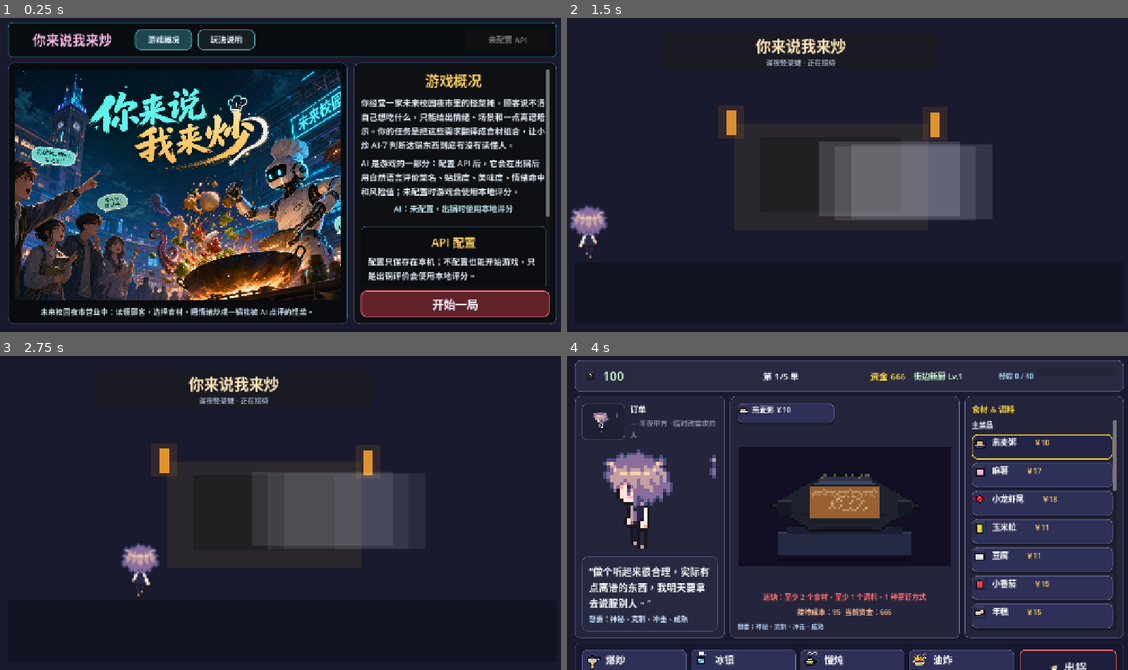
Above: before the commit, frames 1-4 (two rows, left to right).
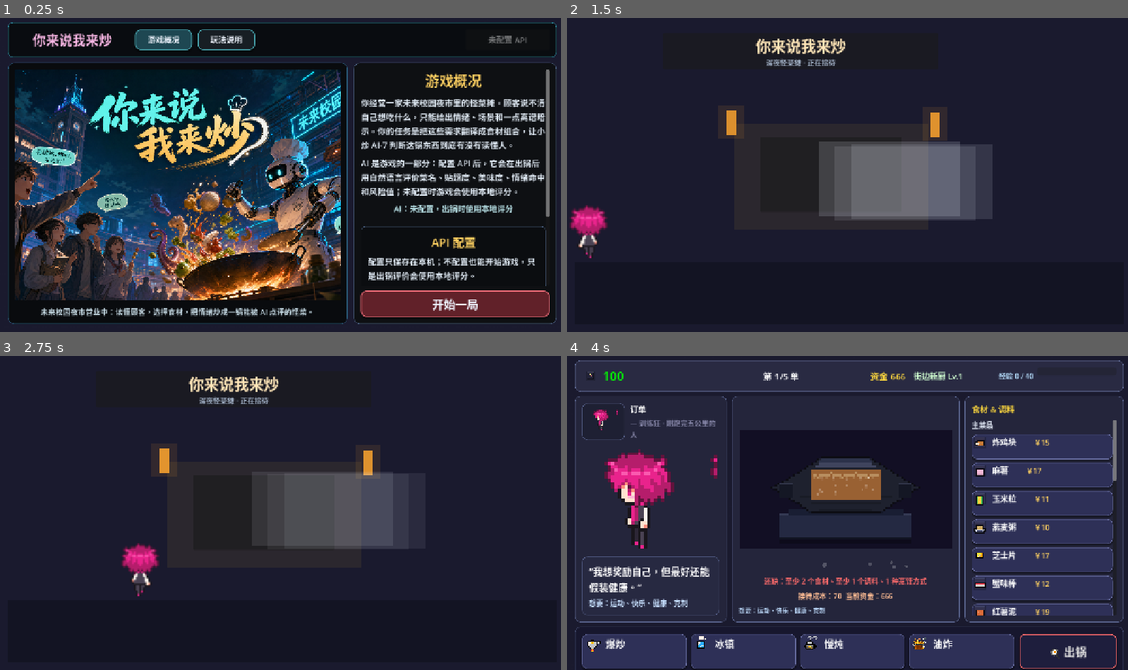
Above: after the commit, the same moments.

Repository: bug-zi/Stirit
Game: Godot game, scene res://main.tscn
Same seed, same stepped clock (60 frames per second), same inputs: the game is played once before the commit and once after it.
Inputs (mouse positions are in pixels of both pictures, inside the frame that each line leads up to):
- Up to frame 1 (0.25 s): no input
- Up to frame 2 (1.5 s): click "开始一局" at 0.5 s; move the mouse to (970, 156) at 1.27 s
- Up to frame 3 (2.75 s): move the mouse to (168, 525) at 2.02 s
- Up to frame 4 (4 s): move the mouse to (903, 440) at 2.77 s; click (1043, 447) at 3.52 s

The runs differ from the first frame. In frame 2, 0.6% of the frame differs, in the area x 0-8%, y 59-77%; in frame 3, 0.6%; in frame 4, 19%, in the area x 1-100%, y 4-100%.

Commit message:
Polish animations and UI effects

Diff:
--- a/main.gd
+++ b/main.gd
@@ -251,12 +251,56 @@
 var selected_chips_box: Container
 var status_label: Label
 var cook_button: Button
+var _bg_overlay: TextureRect
+var _bg_offset := Vector2.ZERO
+var _timer_pulsing := false
+var _timer_tween: Tween
+var _cook_breathing := false
+var _cook_breath_tween: Tween
+var _vignette: ColorRect
 var pot_view: PotView
 var funds_label: Label
 var title_label: Label
 var exp_label: Label
 var exp_progress_bar: ProgressBar
 var making_progress_bar: ProgressBar
+
+class SteamParticles:
+	extends Control
+	var parts := []
+	var rng := RandomNumberGenerator.new()
+
+	func _ready() -> void:
+		rng.randomize()
+		set_process(true)
+		mouse_filter = Control.MOUSE_FILTER_IGNORE
+
+	func _process(delta: float) -> void:
+		if rng.randf() < 0.3:
+			_spawn()
+		for i in range(parts.size() - 1, -1, -1):
+			parts[i]["y"] -= parts[i]["speed"] * 60.0 * delta
+			parts[i]["life"] -= 0.9 * delta
+			if parts[i]["life"] <= 0.0:
+				parts.remove_at(i)
+		queue_redraw()
+
+	func _spawn() -> void:
+		parts.append({
+			"x": rng.randf_range(0.2, 0.8) * size.x,
+			"y": size.y - 4.0,
+			"speed": rng.randf_range(0.4, 1.2),
+			"life": 1.0,
+			"size": rng.randf_range(2.0, 6.0)
+		})
+		if parts.size() > 30:
+			parts.remove_at(0)
+
+	func _draw() -> void:
+		for p in parts:
+			var alpha := float(p["life"]) * 0.25
+			var s := float(p["size"]) * float(p["life"])
+			draw_circle(Vector2(float(p["x"]), float(p["y"])), s, Color(1, 1, 1, alpha))
 
 class PotView:
 	extends Control
@@ -748,14 +792,16 @@
 	var portrait: Texture2D
 	var customer_name := ""
 	var customer_role := ""
+	var request_text := ""
 	var boss := false
 	var emitted := false
 
-	func setup(sheet: Texture2D, portrait_texture: Texture2D, name_text: String, role_text: String, is_boss: bool) -> void:
+	func setup(sheet: Texture2D, portrait_texture: Texture2D, name_text: String, role_text: String, request_preview: String, is_boss: bool) -> void:
 		walk_sheet = sheet
 		portrait = portrait_texture
 		customer_name = name_text
 		customer_role = role_text
+		request_text = request_preview
 		boss = is_boss
 
 	func _ready() -> void:
@@ -780,12 +826,9 @@
 		origin = Vector2(floor(origin.x), floor(origin.y))
 
 		draw_rect(Rect2(origin, canvas), Color(0.05, 0.05, 0.11))
-		draw_rect(Rect2(origin + Vector2(0, 58 * tile), Vector2(canvas.x, 32 * tile)), Color(0.09, 0.1, 0.18))
-
-		var stall := Color(0.14, 0.16, 0.26)
-		draw_rect(Rect2(origin + Vector2(78 * tile, 20 * tile), Vector2(70 * tile, 56 * tile)), stall)
-		draw_rect(Rect2(origin + Vector2(78 * tile, 20 * tile), Vector2(70 * tile, 6 * tile)), Color(0.2, 0.22, 0.34))
-		draw_rect(Rect2(origin + Vector2(86 * tile, 28 * tile), Vector2(54 * tile, 22 * tile)), Color(0.08, 0.09, 0.16))
+		_draw_floor(origin, tile)
+
+		_draw_stall(origin, tile)
 
 		var title_alpha: float = clampf(walk_t * 1.15, 0.0, 1.0) * (0.88 + 0.08 * sin(phase * 2.0))
 		var title_bg := Color(0.06, 0.06, 0.11, 0.92)
@@ -799,37 +842,132 @@
 			draw_rect(Rect2(p_pos - Vector2(1 * tile, 1 * tile), p_size + Vector2(2 * tile, 2 * tile)), Color(0.06, 0.06, 0.11, 0.92))
 			draw_texture_rect(portrait, Rect2(p_pos, p_size), false, Color(1, 1, 1, 1))
 
-		var pot_top := Vector2(112 * tile, 44 * tile)
-		draw_rect(Rect2(origin + pot_top, Vector2(22 * tile, 16 * tile)), Color(0.12, 0.13, 0.18))
-		draw_rect(Rect2(origin + pot_top + Vector2(2 * tile, 2 * tile), Vector2(18 * tile, 12 * tile)), Color(0.55, 0.36, 0.16))
-		for i in range(10):
-			var px: int = 114 + i * 2 + int(round(sin(phase * 3.0 + float(i)) * 1.0))
-			var py: int = 46 + int(round(fposmod(phase * 10.0 + float(i) * 3.0, 10.0)))
-			draw_rect(Rect2(origin + Vector2(px * tile, py * tile), Vector2(tile, tile)), Color(1.0, 1.0, 1.0, 0.25))
+		_draw_stall_pot(origin, tile)
 
 		var t: float = clampf(walk_t, 0.0, 1.0)
-		t = 1.0 - pow(1.0 - t, 3.0)
-		var start_x: float = -18.0
-		var end_x: float = 58.0
-		var x: float = lerpf(start_x, end_x, t)
-		var y: float = 58.0 + sin(phase * 12.0) * 0.6
+		if t < 0.15:
+			t = ease(t / 0.15, 2.0) * 0.15
+		elif t > 0.75:
+			var decel := (t - 0.75) / 0.25
+			t = 0.75 + (1.0 - pow(1.0 - decel, 3.0)) * 0.25
+
+		var x: float = lerpf(-18.0, 52.0, t)
+		var bob: float = absf(sin(t * PI * 4.0)) * 1.2
+		var y: float = 58.0 - bob
 
 		if walk_sheet is Texture2D:
-			var fw: int = int(floor(float(walk_sheet.get_width()) / float(CHARACTER_SHEET_COLS)))
-			var fh: int = int(floor(float(walk_sheet.get_height()) / float(CHARACTER_SHEET_ROWS)))
-			var col: int = int(floor(phase * 8.0)) % CHARACTER_SHEET_COLS
-			var row: int = CHARACTER_ROW_BACK
+			var fw: int = int(round(float(walk_sheet.get_width()) / float(CHARACTER_SHEET_COLS)))
+			var fh: int = int(round(float(walk_sheet.get_height()) / float(CHARACTER_SHEET_ROWS)))
+			var walk_frame := int(floor(phase * 10.0)) % 4
+			var col := walk_frame % CHARACTER_SHEET_COLS
+			var row := CHARACTER_ROW_RIGHT
 			var src := Rect2(col * fw, row * fh, fw, fh)
 			var dest := Rect2(origin + Vector2(x * tile, (y - float(fh)) * tile), Vector2(fw * tile, fh * tile))
 			draw_texture_rect_region(walk_sheet, dest, src, Color(1, 1, 1, 1))
-			draw_rect(Rect2(origin + Vector2((x + 6) * tile, (y + 2) * tile), Vector2(10 * tile, 3 * tile)), Color(0.0, 0.0, 0.0, 0.2))
+			var shadow_alpha := 0.25 + 0.1 * bob
+			draw_rect(Rect2(origin + Vector2((x + 4) * tile, 60 * tile), Vector2(12 * tile, 3 * tile)), Color(0, 0, 0, shadow_alpha))
+
+		if walk_t >= 1.0:
+			var st: float = minf((walk_t - 1.0) / 0.4, 1.0)
+			var sb: float = 1.0 + (1.0 - st) * 0.06 * sin(st * PI)
+			var idle_sheet := walk_sheet
+			if idle_sheet is Texture2D:
+				var fw: int = int(round(float(idle_sheet.get_width()) / float(CHARACTER_SHEET_COLS)))
+				var fh: int = int(round(float(idle_sheet.get_height()) / float(CHARACTER_SHEET_ROWS)))
+				var src := Rect2(0, CHARACTER_ROW_FRONT * fh, fw, fh)
+				var dest_size := Vector2(fw * tile, fh * tile) * sb
+				var dest_origin := origin + Vector2((52 + (fw - fw * sb) / 2.0) * tile, (52 - fh * sb) * tile)
+				draw_texture_rect_region(idle_sheet, Rect2(dest_origin, dest_size), src, Color(1, 1, 1, 1))
+
+		if boss:
+			var flicker := 0.7 + 0.3 * sin(phase * 6.0)
+			draw_rect(Rect2(origin + Vector2(18 * tile, 14 * tile), Vector2(54 * tile, 10 * tile)), Color(0.08, 0.09, 0.16, 0.9))
+			draw_string(get_theme_default_font(), origin + Vector2(20 * tile, 22 * tile), "BOSS · " + customer_name, HORIZONTAL_ALIGNMENT_LEFT, 52 * tile, 22, Color(1.0, 0.3, 0.3, flicker))
+			draw_string(get_theme_default_font(), origin + Vector2(20 * tile, 34 * tile), customer_role, HORIZONTAL_ALIGNMENT_LEFT, 52 * tile, 14, Color(0.78, 0.88, 1.0, 0.7))
 		else:
-			draw_rect(Rect2(origin + Vector2(x * tile, y * tile), Vector2(16 * tile, 16 * tile)), Color(0.18, 0.2, 0.3))
-
-		var label_col := Color(0.92, 0.95, 1.0, 0.85)
-		draw_rect(Rect2(origin + Vector2(18 * tile, 14 * tile), Vector2(54 * tile, 10 * tile)), Color(0.08, 0.09, 0.16, 0.9))
-		draw_string(get_theme_default_font(), origin + Vector2(20 * tile, 22 * tile), "%s%s" % ["👑 " if boss else "", customer_name], HORIZONTAL_ALIGNMENT_LEFT, 52 * tile, 18, label_col)
-		draw_string(get_theme_default_font(), origin + Vector2(20 * tile, 34 * tile), customer_role, HORIZONTAL_ALIGNMENT_LEFT, 52 * tile, 14, Color(0.78, 0.88, 1.0, 0.7))
+			var label_col := Color(0.92, 0.95, 1.0, 0.85)
+			draw_rect(Rect2(origin + Vector2(18 * tile, 14 * tile), Vector2(54 * tile, 10 * tile)), Color(0.08, 0.09, 0.16, 0.9))
+			draw_string(get_theme_default_font(), origin + Vector2(20 * tile, 22 * tile), customer_name, HORIZONTAL_ALIGNMENT_LEFT, 52 * tile, 18, label_col)
+			draw_string(get_theme_default_font(), origin + Vector2(20 * tile, 34 * tile), customer_role, HORIZONTAL_ALIGNMENT_LEFT, 52 * tile, 14, Color(0.78, 0.88, 1.0, 0.7))
+
+		_draw_fairy_lights(origin, tile)
+		_draw_thought_fragment(origin, tile)
+		if boss:
+			_draw_boss_glow(origin, tile)
+
+	func _draw_stall(origin: Vector2, tile: int) -> void:
+		var stall_x := 78; var stall_w := 70; var stall_y := 20; var stall_h := 56
+		draw_rect(Rect2(origin + Vector2(stall_x * tile, stall_y * tile), Vector2(stall_w * tile, stall_h * tile)), Color(0.12, 0.14, 0.22))
+		for i in range(8):
+			var stripe_x := stall_x + i * 9
+			var stripe_color := Color(0.85, 0.25, 0.25) if i % 2 == 0 else Color(1.0, 1.0, 1.0)
+			draw_rect(Rect2(origin + Vector2(stripe_x * tile, (stall_y - 8) * tile), Vector2(9 * tile, 8 * tile)), stripe_color)
+		var glow := 0.6 + 0.4 * sin(phase * 3.0)
+		draw_rect(Rect2(origin + Vector2((stall_x + 10) * tile, (stall_y - 18) * tile), Vector2(50 * tile, 10 * tile)), Color(0.05, 0.05, 0.12, 0.95))
+		draw_string(get_theme_default_font(), origin + Vector2((stall_x + 14) * tile, (stall_y - 17) * tile), "怪 菜 快 炒", HORIZONTAL_ALIGNMENT_LEFT, 46 * tile, 24, Color(1.0, 0.3, 0.5, glow))
+		var menu_y := stall_y + 8
+		draw_rect(Rect2(origin + Vector2((stall_x + 8) * tile, menu_y * tile), Vector2(54 * tile, 22 * tile)), Color(0.06, 0.07, 0.14))
+		for i in range(5):
+			var line_y := menu_y + 2 + i * 4
+			var line_w := 30 + int(sin(float(i) * 1.7) * 10)
+			draw_rect(Rect2(origin + Vector2((stall_x + 12) * tile, line_y * tile), Vector2(line_w * tile, 2 * tile)), Color(0.15, 0.18, 0.26))
+		var counter_y := stall_y + stall_h - 10
+		draw_rect(Rect2(origin + Vector2(stall_x * tile, counter_y * tile), Vector2(stall_w * tile, 10 * tile)), Color(0.18, 0.12, 0.08))
+		for i in range(4):
+			draw_rect(Rect2(origin + Vector2((stall_x + 2) * tile, (counter_y + 2 + i * 2) * tile), Vector2((stall_w - 4) * tile, 1 * tile)), Color(0.14, 0.10, 0.06))
+
+	func _draw_stall_pot(origin: Vector2, tile: int) -> void:
+		var px := 110; var py := 42; var pw := 22; var ph := 16
+		draw_rect(Rect2(origin + Vector2(px * tile, py * tile), Vector2(pw * tile, ph * tile)), Color(0.1, 0.11, 0.16))
+		draw_rect(Rect2(origin + Vector2((px + 2) * tile, (py + 2) * tile), Vector2((pw - 4) * tile, (ph - 4) * tile)), Color(0.5, 0.33, 0.18))
+		for i in range(6):
+			var bx := px + 4 + i * 3 + int(sin(phase * 4.0 + i) * 1.5)
+			var by := py + 4 + int(fposmod(phase * 8.0 + i * 3.0, 8.0))
+			draw_rect(Rect2(origin + Vector2(bx * tile, by * tile), Vector2(tile, tile)), Color(1.0, 1.0, 1.0, 0.3))
+		for i in range(4):
+			var sx := px + 4 + i * 5
+			var sy := py - 2 - int(fposmod(phase * 12.0 + i * 4.0, 10.0))
+			draw_rect(Rect2(origin + Vector2(sx * tile, sy * tile), Vector2(3 * tile, 6 * tile)), Color(0.9, 0.95, 1.0, 0.2))
+
+	func _draw_floor(origin: Vector2, tile: int) -> void:
+		var floor_y := 58
+		draw_rect(Rect2(origin + Vector2(0, floor_y * tile), Vector2(160 * tile, 32 * tile)), Color(0.06, 0.07, 0.14))
+		for i in range(8):
+			draw_rect(Rect2(origin + Vector2(i * 20 * tile, floor_y * tile), Vector2(tile, 32 * tile)), Color(0.09, 0.10, 0.18))
+		for j in range(4):
+			draw_rect(Rect2(origin + Vector2(0, (floor_y + j * 8) * tile), Vector2(160 * tile, tile)), Color(0.09, 0.10, 0.18))
+		draw_rect(Rect2(origin + Vector2(78 * tile, floor_y * tile), Vector2(70 * tile, 22 * tile)), Color(1.0, 0.8, 0.4, 0.04))
+
+	func _draw_fairy_lights(origin: Vector2, tile: int) -> void:
+		var light_y := 8
+		var colors: Array[Color] = [COLOR_PRIMARY, COLOR_SECONDARY, COLOR_ACCENT, COLOR_FOOD]
+		for i in range(13):
+			var lx := i * 12 + 6
+			var flicker := 0.5 + 0.5 * sin(phase * (4.0 + i * 0.7) + i * 1.3)
+			var c: Color = colors[i % colors.size()]
+			draw_circle(origin + Vector2(lx * tile, light_y * tile), 2 * tile, Color(c.r, c.g, c.b, 0.4 + flicker * 0.5))
+			draw_circle(origin + Vector2(lx * tile, light_y * tile), 5 * tile, Color(c.r, c.g, c.b, 0.06 + flicker * 0.05))
+			draw_line(origin + Vector2(lx * tile, (light_y + 2) * tile), origin + Vector2(lx * tile, (light_y + 12) * tile), Color(c.r, c.g, c.b, 0.10), 1)
+
+	func _draw_thought_fragment(origin: Vector2, tile: int) -> void:
+		if walk_t < 0.5:
+			return
+		var ft := (walk_t - 0.5) / 0.5
+		var fa := clampf(ft * ft, 0.0, 0.7)
+		var bx := 50; var by := 34 - ft * 8
+		draw_rect(Rect2(origin + Vector2(bx * tile, by * tile), Vector2(40 * tile, 14 * tile)), Color(0.08, 0.09, 0.16, fa))
+		var preview_text := str(request_text).substr(0, 10) + "…"
+		draw_string(get_theme_default_font(), origin + Vector2((bx + 2) * tile, (by + 2) * tile), preview_text, HORIZONTAL_ALIGNMENT_LEFT, 36 * tile, 14, Color(0.9, 0.95, 1.0, fa))
+
+	func _draw_boss_glow(origin: Vector2, tile: int) -> void:
+		var glow := 0.06 + 0.04 * sin(phase * 2.5)
+		var gc := Color(1.0, 0.15, 0.15, glow)
+		for i in range(4):
+			var m := i * 2
+			draw_rect(Rect2(origin + Vector2(m * tile, m * tile), Vector2((160 - m * 2) * tile, tile)), gc)
+			draw_rect(Rect2(origin + Vector2(m * tile, (90 - m) * tile), Vector2((160 - m * 2) * tile, tile)), gc)
+			draw_rect(Rect2(origin + Vector2(m * tile, m * tile), Vector2(tile, (90 - m * 2) * tile)), gc)
+			draw_rect(Rect2(origin + Vector2((160 - m) * tile, m * tile), Vector2(tile, (90 - m * 2) * tile)), gc)
 
 func _ensure_item_icons_on_disk() -> void:
 	var dir_abs := ProjectSettings.globalize_path(ITEM_ICON_DIR)
@@ -905,6 +1043,8 @@
 		_submit_dish(true)
 		return
 	_update_timer_label()
+	_update_vignette()
+	_process_bg_movement(delta)
 
 func _show_start_screen() -> void:
 	screen_state = "start"
@@ -1332,12 +1472,14 @@
 	var view := StallApproachView.new()
 	view.size_flags_horizontal = Control.SIZE_EXPAND_FILL
 	view.size_flags_vertical = Control.SIZE_EXPAND_FILL
-	view.setup(walk_sheet, portrait, str(current_order.get("customer_name", "")), str(current_order.get("role", "")), bool(current_order.get("boss", false)))
+	view.setup(walk_sheet, portrait, str(current_order.get("customer_name", "")), str(current_order.get("role", "")), str(current_order.get("request", "")), bool(current_order.get("boss", false)))
 	view.finished.connect(_on_approach_finished)
 	page.add_child(view)
 
 func _on_approach_finished() -> void:
-	_show_game_screen(true)
+	var hold := create_tween()
+	hold.tween_interval(0.3)
+	hold.tween_callback(func(): _show_game_screen(true))
 
 func _show_game_screen(animate_in: bool = false) -> void:
 	screen_state = "playing"
@@ -1670,7 +1812,18 @@
 	pot_view.size_flags_horizontal = Control.SIZE_EXPAND_FILL
 	pot_view.size_flags_vertical = Control.SIZE_EXPAND_FILL
 	pot_view.icon_provider = Callable(self, "_get_item_icon")
-	box.add_child(pot_view)
+	var pot_layer := Control.new()
+	pot_layer.custom_minimum_size = pot_view.custom_minimum_size
+	pot_layer.size_flags_horizontal = Control.SIZE_EXPAND_FILL
+	pot_layer.size_flags_vertical = Control.SIZE_EXPAND_FILL
+	box.add_child(pot_layer)
+
+	pot_view.set_anchors_preset(Control.PRESET_FULL_RECT)
+	pot_layer.add_child(pot_view)
+
+	var steam_particles := SteamParticles.new()
+	steam_particles.set_anchors_preset(Control.PRESET_FULL_RECT)
+	pot_layer.add_child(steam_particles)
 
 	status_label = _make_label("", 16, COLOR_TEXT_MUTED, HORIZONTAL_ALIGNMENT_CENTER)
 	status_label.autowrap_mode = TextServer.AUTOWRAP_WORD_SMART
@@ -1798,6 +1951,20 @@
 		button.toggled.connect(_on_toggle_ingredient.bind(str(item["id"])))
 	else:
 		button.toggled.connect(_on_toggle_seasoning.bind(str(item["id"])))
+	button.mouse_entered.connect(func():
+		if not button.has_meta("hover_base_y"):
+			button.set_meta("hover_base_y", button.position.y)
+		var base_y: float = float(button.get_meta("hover_base_y"))
+		var t := button.create_tween()
+		t.tween_property(button, "position:y", base_y - 2.0, 0.1)
+	)
+	button.mouse_exited.connect(func():
+		if not button.has_meta("hover_base_y"):
+			button.set_meta("hover_base_y", button.position.y)
+		var base_y: float = float(button.get_meta("hover_base_y"))
+		var t := button.create_tween()
+		t.tween_property(button, "position:y", base_y, 0.1)
+	)
 	return button
 
 func _price_for_item(item: Dictionary, kind: String) -> int:
@@ -1833,6 +2000,20 @@
 	row.add_child(_make_label(str(method["name"]), 22, COLOR_TEXT))
 
 	button.toggled.connect(_on_toggle_method.bind(str(method["id"])))
+	button.mouse_entered.connect(func():
+		if not button.has_meta("hover_base_y"):
+			button.set_meta("hover_base_y", button.position.y)
+		var base_y: float = float(button.get_meta("hover_base_y"))
+		var t := button.create_tween()
+		t.tween_property(button, "position:y", base_y - 2.0, 0.1)
+	)
+	button.mouse_exited.connect(func():
+		if not button.has_meta("hover_base_y"):
+			button.set_meta("hover_base_y", button.position.y)
+		var base_y: float = float(button.get_meta("hover_base_y"))
+		var t := button.create_tween()
+		t.tween_property(button, "position:y", base_y, 0.1)
+	)
 	return button
 
 func _refresh_playing_ui() -> void:
@@ -1907,6 +2088,12 @@
 		_apply_button_accent(cook_button, COLOR_SECONDARY if _is_selection_valid() else COLOR_PRIMARY)
 
 	_update_timer_label()
+	if _is_selection_valid() and not _cook_breathing:
+		_start_cook_breath()
+	elif not _is_selection_valid() and _cook_breathing:
+		_stop_cook_breath()
+	if is_instance_valid(customer_avatar_rect):
+		_start_avatar_idle()
 
 func _rebuild_selected_chips() -> void:
 	if not is_instance_valid(selected_chips_box):
@@ -2107,6 +2294,7 @@
 	var coins_gain := _make_label("报酬 +0", 28, Color(0.94, 0.96, 1.0), HORIZONTAL_ALIGNMENT_CENTER)
 	coins_gain.modulate = Color(1, 1, 1, 0)
 	left_box.add_child(coins_gain)
+	coins_label = coins_gain
 
 	var source_notice := _make_label(str(result["source_notice"]), 17, Color(0.7, 0.78, 0.88), HORIZONTAL_ALIGNMENT_CENTER)
 	source_notice.modulate = Color(1, 1, 1, 0)
@@ -2203,7 +2391,7 @@
 	tween.tween_property(coins_gain, "modulate:a", 1.0, 0.12)
 	tween.tween_callback(Callable(self, "_play_sfx").bind("coin"))
 	tween.tween_method(Callable(self, "_set_number_label").bind(coins_gain, "报酬 +%d"), 0.0, float(target_coins), 0.55).set_trans(Tween.TRANS_CUBIC).set_ease(Tween.EASE_OUT)
-	tween.tween_callback(Callable(self, "_punch_scale").bind(coins_gain, Vector2(0.92, 1.2), 0.2))
+	tween.tween_callback(Callable(self, "_coin_bounce"))
 
 	tween.tween_property(next_button, "modulate:a", 1.0, 0.25)
 	tween.tween_callback(Callable(next_button, "set_disabled").bind(false))
@@ -2235,7 +2423,7 @@
 		average = int(round(float(total_score) / float(round_results.size())))
 	var best := _get_best_result()
 	box.add_child(_make_label("第 %d 天日结" % day_index, 42, Color(1.0, 0.82, 0.38), HORIZONTAL_ALIGNMENT_CENTER))
-	box.add_child(_make_label(_get_final_title(average), 30, Color(0.82, 1.0, 0.82), HORIZONTAL_ALIGNMENT_CENTER))
+	box.add_child(_typewriter_label(_get_final_title(average), 30, Color(0.82, 1.0, 0.82), HORIZONTAL_ALIGNMENT_CENTER))
 	box.add_child(_make_label("总分 %d   平均分 %d   资金 %d   经验 %d" % [total_score, average, current_funds, total_exp], 24, Color(0.92, 0.95, 1.0), HORIZONTAL_ALIGNMENT_CENTER))
 	box.add_child(_make_label("头衔：%s Lv.%d   累计报酬 %d" % [player_title, player_level, total_coins], 22, Color(0.82, 1.0, 0.82), HORIZONTAL_ALIGNMENT_CENTER))
 	box.add_child(_make_label("最高单：%s / %d 分" % [best.get("dish_name", "暂无"), best.get("total_score", 0)], 22, Color(0.93, 0.88, 0.72), HORIZONTAL_ALIGNMENT_CENTER))
@@ -3557,20 +3745,56 @@
 		return
 	var seconds := int(ceil(time_left))
 	timer_label.text = "%02d" % seconds
+	var urgency := clampf(1.0 - time_left / ROUND_SECONDS, 0.0, 1.0)
 	if seconds <= 10:
-		timer_label.add_theme_color_override("font_color", Color(1.0, 0.35, 0.28))
+		timer_label.add_theme_color_override("font_color", Color.RED)
+		if not _timer_pulsing:
+			_start_timer_pulse()
 		if last_countdown_sfx_second != seconds:
 			last_countdown_sfx_second = seconds
 			_play_sfx("countdown")
 	else:
-		timer_label.add_theme_color_override("font_color", Color(0.8, 1.0, 0.82))
+		timer_label.add_theme_color_override("font_color", Color.GREEN.lerp(Color.YELLOW, urgency * 1.5))
+		_stop_timer_pulse()
 		last_countdown_sfx_second = -1
+
+func _start_timer_pulse() -> void:
+	if _timer_pulsing:
+		return
+	_timer_pulsing = true
+	if not is_instance_valid(timer_label):
+		return
+	_timer_tween = timer_label.create_tween()
+	_timer_tween.set_loops()
+	_timer_tween.tween_property(timer_label, "scale", Vector2(1.15, 1.15), 0.35)
+	_timer_tween.tween_property(timer_label, "scale", Vector2(1.0, 1.0), 0.35)
+
+func _stop_timer_pulse() -> void:
+	_timer_pulsing = false
+	if is_instance_valid(_timer_tween):
+		_timer_tween.kill()
+	if is_instance_valid(timer_label):
+		timer_label.scale = Vector2.ONE
 
 func _make_page() -> MarginContainer:
 	var background := ColorRect.new()
 	background.color = COLOR_BG
 	background.set_anchors_preset(Control.PRESET_FULL_RECT)
 	add_child(background)
+
+	if not is_instance_valid(_bg_overlay):
+		var bg_tex := _get_bg_texture()
+		_bg_overlay = TextureRect.new()
+		_bg_overlay.texture = bg_tex
+		_bg_overlay.set_anchors_preset(Control.PRESET_FULL_RECT)
+		_bg_overlay.mouse_filter = Control.MOUSE_FILTER_IGNORE
+		_bg_overlay.stretch_mode = TextureRect.STRETCH_TILE
+		_bg_overlay.modulate = Color(1, 1, 1, 0.12)
+		_bg_overlay.offset_left = -64
+		_bg_overlay.offset_top = -64
+		_bg_overlay.offset_right = 64
+		_bg_overlay.offset_bottom = 64
+	add_child(_bg_overlay)
 
 	var margin := MarginContainer.new()
 	margin.set_anchors_preset(Control.PRESET_FULL_RECT)
@@ -3580,6 +3804,98 @@
 	margin.add_theme_constant_override("margin_bottom", 18)
 	add_child(margin)
 	return margin
+
+var _bg_texture_cache: Texture2D
+
+func _get_bg_texture() -> Texture2D:
+	if _bg_texture_cache:
+		return _bg_texture_cache
+	var s := 64
+	var img := Image.create(s, s, false, Image.FORMAT_RGBA8)
+	img.fill(Color(0, 0, 0, 0))
+	for _i in range(200):
+		var x := rng.randi() % s
+		var y := rng.randi() % s
+		img.set_pixel(x, y, Color(1, 1, 1, rng.randf_range(0.02, 0.06)))
+	for i in range(s >> 3):
+		var y := i * 8 + 4
+		for x in range(s):
+			img.set_pixel(x, y, Color(1, 1, 1, rng.randf_range(0.01, 0.04)))
+	_bg_texture_cache = ImageTexture.create_from_image(img)
+	return _bg_texture_cache
+
+func _process_bg_movement(delta: float) -> void:
+	if not is_instance_valid(_bg_overlay):
+		return
+	_bg_offset.x = fposmod(_bg_offset.x + delta * 2.0, 64.0)
+	_bg_offset.y = fposmod(_bg_offset.y + delta * 1.2, 64.0)
+	_bg_overlay.offset_left = -64 - _bg_offset.x
+	_bg_overlay.offset_top = -64 - _bg_offset.y
+	_bg_overlay.offset_right = 64 - _bg_offset.x
+	_bg_overlay.offset_bottom = 64 - _bg_offset.y
+
+func _start_cook_breath() -> void:
+	_cook_breathing = true
+	if not is_instance_valid(cook_button):
+		return
+	_cook_breath_tween = cook_button.create_tween()
+	_cook_breath_tween.set_loops()
+	_cook_breath_tween.tween_property(cook_button, "modulate", Color(1.0, 0.88, 0.3), 0.8)
+	_cook_breath_tween.tween_property(cook_button, "modulate", Color(1.0, 0.6, 0.15), 0.8)
+
+func _stop_cook_breath() -> void:
+	_cook_breathing = false
+	if is_instance_valid(_cook_breath_tween):
+		_cook_breath_tween.kill()
+	if is_instance_valid(cook_button):
+		cook_button.modulate = Color.WHITE
+
+func _update_vignette() -> void:
+	var u := clampf(1.0 - time_left / 5.0, 0.0, 1.0)
+	if u > 0.0 and screen_state == "playing":
+		if not is_instance_valid(_vignette):
+			_vignette = ColorRect.new()
+			_vignette.color = Color(0, 0, 0, 0)
+			_vignette.set_anchors_preset(Control.PRESET_FULL_RECT)
+			_vignette.mouse_filter = Control.MOUSE_FILTER_IGNORE
+			add_child(_vignette)
+		_vignette.color = Color(0, 0, 0, u * 0.4)
+	elif is_instance_valid(_vignette):
+		_vignette.color = Color(0, 0, 0, 0)
+
+func _start_avatar_idle() -> void:
+	if not is_instance_valid(customer_avatar_rect):
+		return
+	if customer_avatar_rect.has_meta("avatar_idle_started") and bool(customer_avatar_rect.get_meta("avatar_idle_started")):
+		return
+	customer_avatar_rect.set_meta("avatar_idle_started", true)
+	var base_y := customer_avatar_rect.position.y
+	var t := customer_avatar_rect.create_tween()
+	t.set_loops()
+	t.tween_property(customer_avatar_rect, "position:y", base_y - 4.0, 1.2).set_ease(Tween.EASE_IN_OUT)
+	t.tween_property(customer_avatar_rect, "position:y", base_y + 4.0, 1.2).set_ease(Tween.EASE_IN_OUT)
+
+func _coin_bounce() -> void:
+	if not is_instance_valid(coins_label):
+		return
+	coins_label.add_theme_color_override("font_color", COLOR_SECONDARY)
+	var t := coins_label.create_tween()
+	t.tween_property(coins_label, "scale", Vector2(1.3, 1.3), 0.15)
+	t.tween_property(coins_label, "scale", Vector2(1.0, 1.0), 0.2).set_ease(Tween.EASE_OUT)
+	t.tween_callback(func():
+		if is_instance_valid(coins_label):
+			coins_label.add_theme_color_override("font_color", COLOR_TEXT)
+	)
+
+func _typewriter_label(text: String, font_size: int, color: Color, align := HORIZONTAL_ALIGNMENT_CENTER) -> Label:
+	var label := _make_label("", font_size, color, align)
+	label.name = "TitleTypewriter"
+	var t := label.create_tween()
+	for i in range(text.length()):
+		var idx := i
+		t.tween_callback(func(): label.text = text.substr(0, idx + 1))
+		t.tween_interval(0.06)
+	return label
 
 func _make_panel(bg_color: Color = Color(0.09, 0.09, 0.18), border_color: Color = Color(0.24, 0.27, 0.4), corner_radius: int = 12) -> PanelContainer:
 	var panel := PanelContainer.new()
